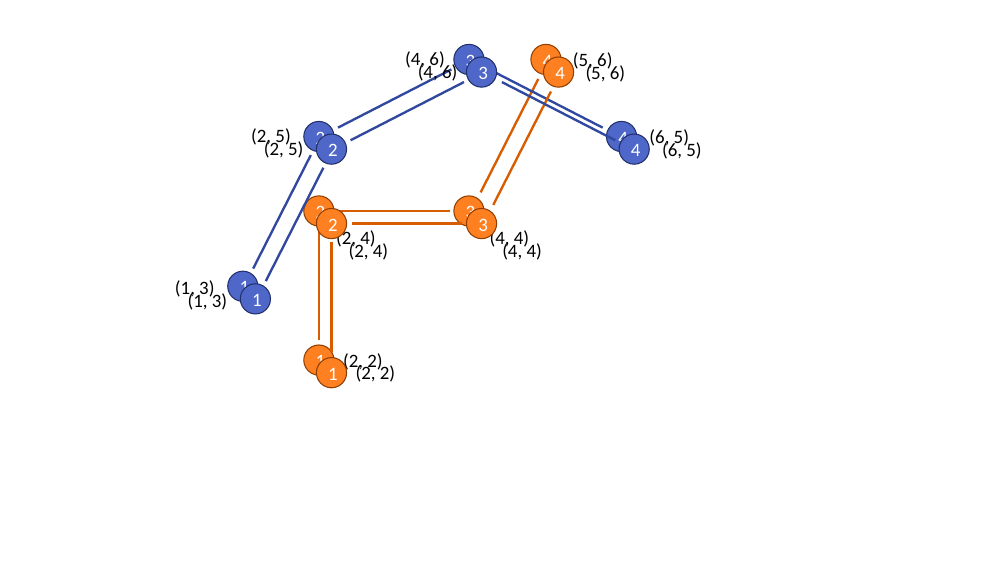
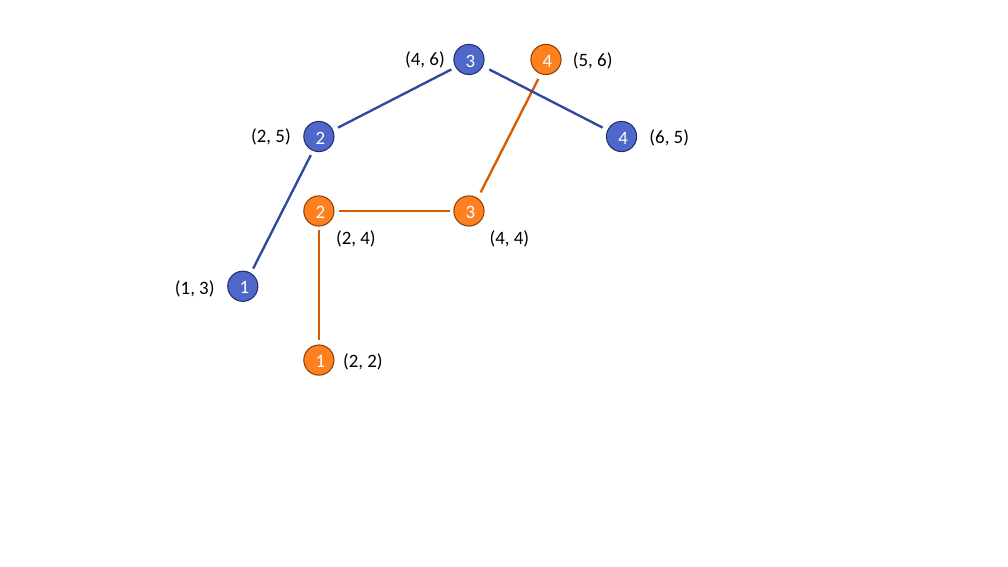
Before and after one commit to phcompeau/biological_modeling_course, a slide deck: slide 24 of figures/MMBS Figures.pptx. Drawn at 1008x567 pixels with LibreOffice and Linux fonts; fonts in the diff are those of the drawing. Boxes give left, top, right and bottom in pixels: in the first picture for what was removed or moved away, otherwise in the second. Text is boxed around its words. In the diff, an @@ line names an element or a change of style, - is before the commit and + after.

```diff
--- a/figures/MMBS Figures.pptx
+++ b/figures/MMBS Figures.pptx
@@ ellipse removed at [467, 57, 497, 87] @@
-3
@@ ellipse removed at [544, 57, 574, 87] @@
-4
@@ text removed at [573, 52, 612, 72] @@
-(5, 6)
@@ line removed from (351, 141) to (464, 82) @@
@@ text removed at [418, 62, 457, 83] @@
-(4, 6)
@@ line removed from (502, 82) to (616, 141) @@
@@ line removed from (493, 205) to (551, 91) @@
@@ text removed at [264, 140, 303, 158] @@
-(2, 5)
@@ ellipse removed at [317, 134, 347, 164] @@
-2
@@ ellipse removed at [619, 134, 650, 164] @@
-4
@@ text removed at [649, 129, 689, 149] @@
-(6, 5)
@@ line removed from (266, 281) to (324, 168) @@
@@ ellipse removed at [317, 209, 347, 239] @@
-2
@@ ellipse removed at [467, 209, 497, 239] @@
-3
@@ line removed from (352, 224) to (463, 224) @@
@@ line removed from (332, 352) to (332, 243) @@
@@ text removed at [349, 241, 388, 260] @@
-(2, 4)
@@ text removed at [502, 241, 542, 260] @@
-(4, 4)
@@ text removed at [188, 291, 227, 310] @@
-(1, 3)
@@ ellipse removed at [240, 284, 271, 314] @@
-1
@@ ellipse removed at [317, 358, 347, 388] @@
-1
@@ text removed at [356, 364, 395, 382] @@
-(2, 2)
```
Also in this commit, not shown: 1 other slide changed, 1 slide added, 3 other files.
